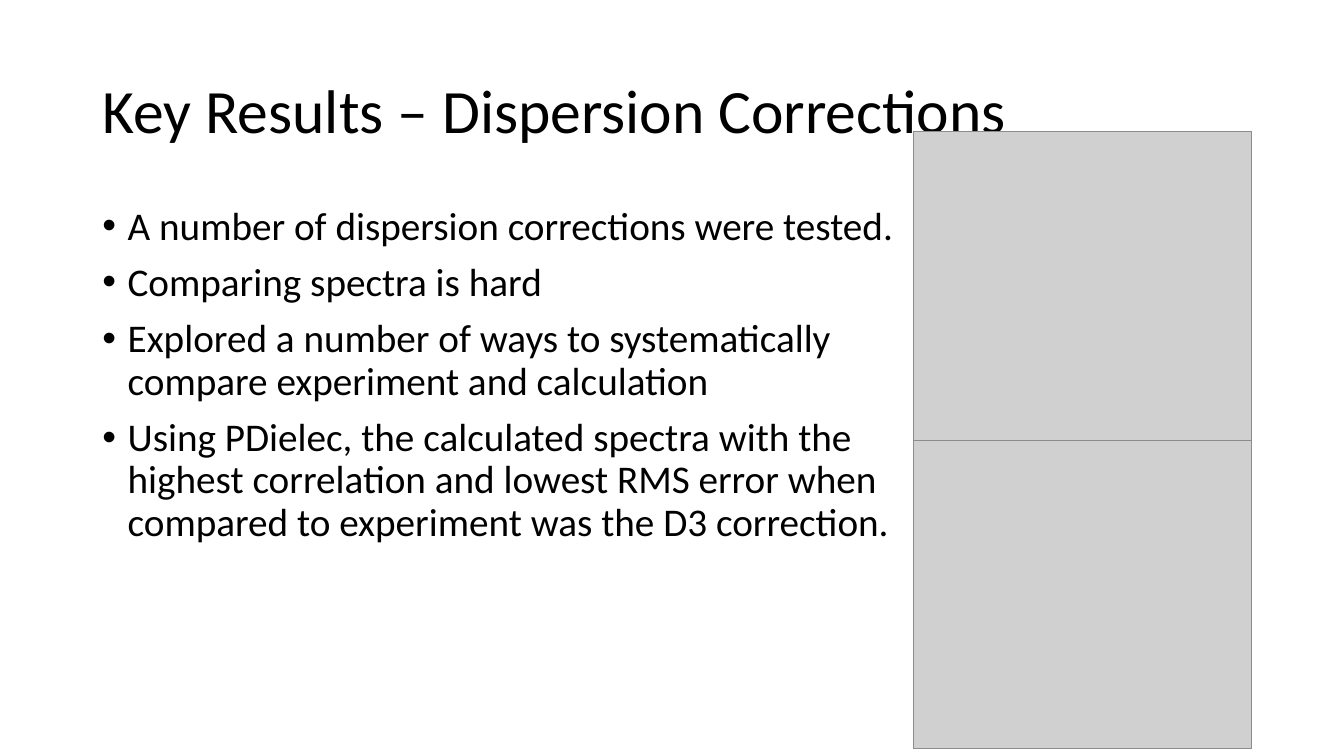
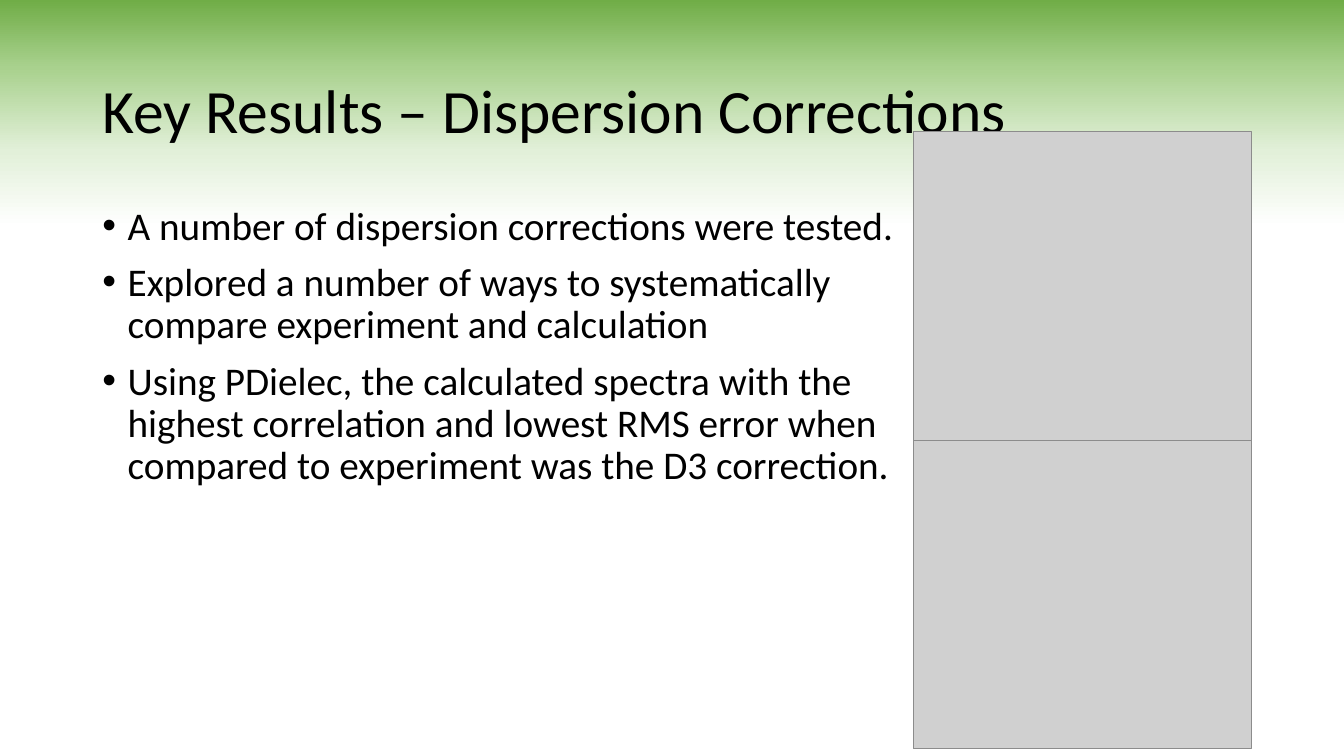
Before and after one commit to CalumTowler/Final-PhD-Files, a slide deck: slide 6 of VIVA_Presentation.pptx (slide 7 before the commit). Drawn at 1344x756 pixels with LibreOffice and Linux fonts; fonts in the diff are those of the drawing; grey boxes stand for pictures. Boxes give left, top, right and bottom in pixels: in the first picture for what was removed or moved away, otherwise in the second. Text is boxed around its words. In the diff, an @@ line names an element or a change of style, - is before the commit and + after.

```diff
--- a/VIVA_Presentation.pptx
+++ b/VIVA_Presentation.pptx
@@ background #FFFFFF to gradient #70AD47 to #A9D18E to #E2F0D9 to #FFFFFF @@
@@ text at (128, 268, 542, 303): paragraph removed @@
-• Comparing spectra is hard
```
Also in this commit, not shown: 12 other slides changed, 2 slides added, 3 slides removed.
